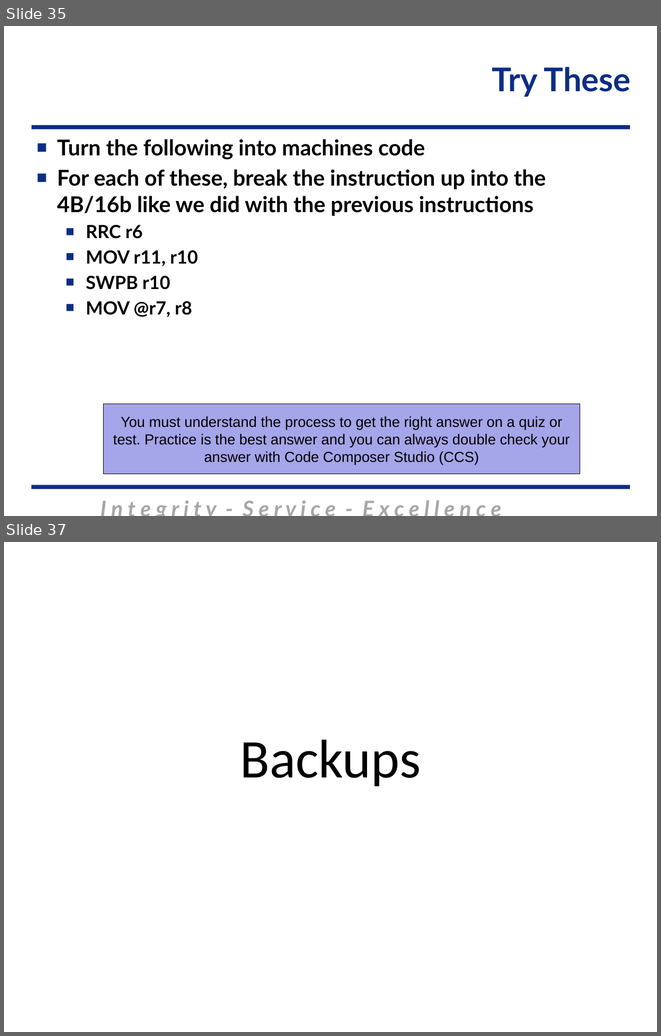
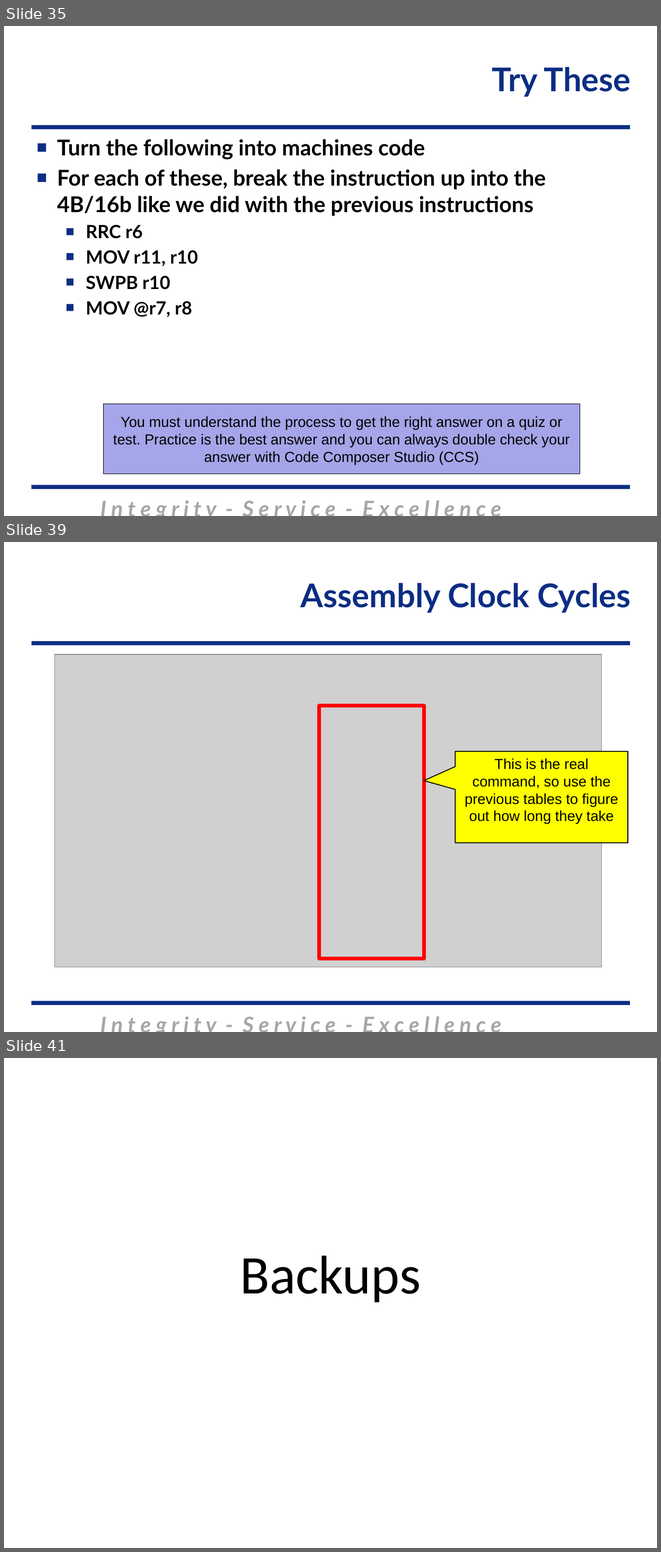
Before and after one commit to MarsUniversity/ECE382, a slide deck: source/lessons/lsn3-4-5/Lsn3-4-5.pptx. Shown one above the other, each under a label of ours: slides 35 and 37 before the commit, slides 35, 39 and 41 after it; the slides between them are not shown. The pictures are 661x1036 and 661x1552 pixels, drawn with LibreOffice and Linux fonts; fonts in the diff are those of the drawing; grey boxes stand for pictures; background and template pictures are left out. Boxes give left, top, right and bottom in pixels: in the first picture for what was removed or moved away, otherwise in the second. Text is boxed around its words. In the diff, an @@ line names an element or a change of style, - is before the commit and + after.

```diff
--- a/source/lessons/lsn3-4-5/Lsn3-4-5.pptx
+++ b/source/lessons/lsn3-4-5/Lsn3-4-5.pptx
@@ slide 39 added at <box>4,542,657,1032</box>, background #FFFFFF; not listed: 3 template elements that a slide beside it also shows @@
@@ title added at <box>301,583,630,613</box>, 36 pt, text #0C2D83, bold @@
+Assembly Clock Cycles
@@ picture added at <box>54,654,601,967</box> @@
@@ rectangle added at <box>319,705,424,958</box>, outline #FF0000 4 pt @@
@@ speech box added at <box>455,751,628,843</box>, fill #FFFF00, outline #000000 1 pt, 16 pt, text #000000 @@
+This is the real command, so use the previous tables to figure out how long they take
@@ what was slide 37 is now slide 41 @@
```
Also in this commit, not shown: 1 slide changed, 3 other slides added, 59 other files.
